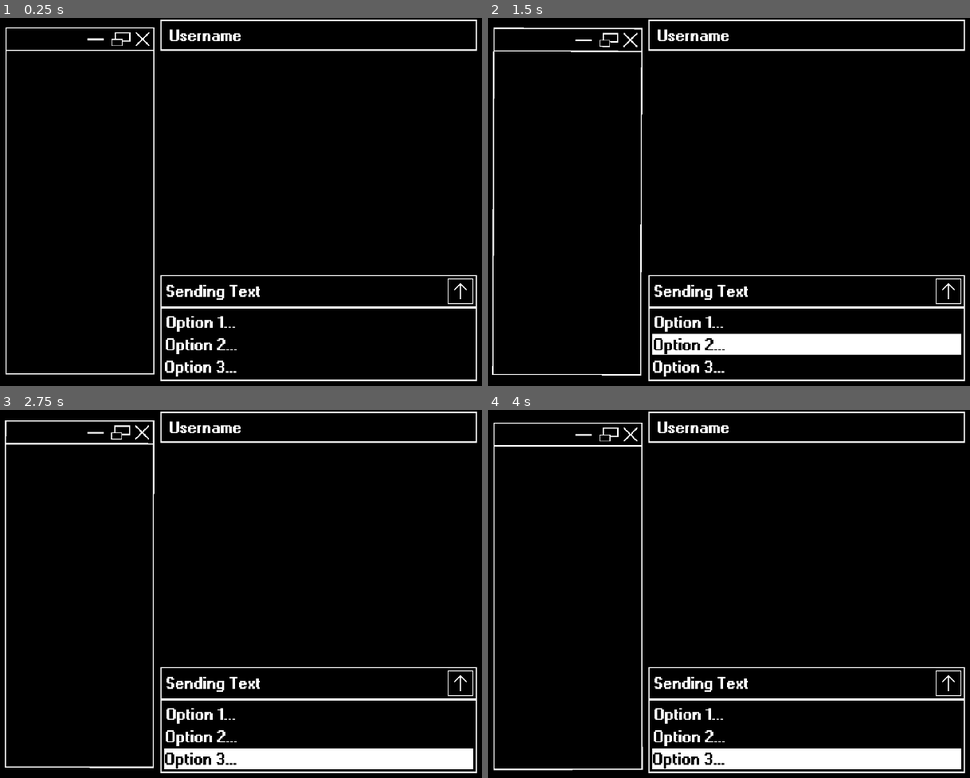
Above: before the commit, frames 1-4 (two rows, left to right).
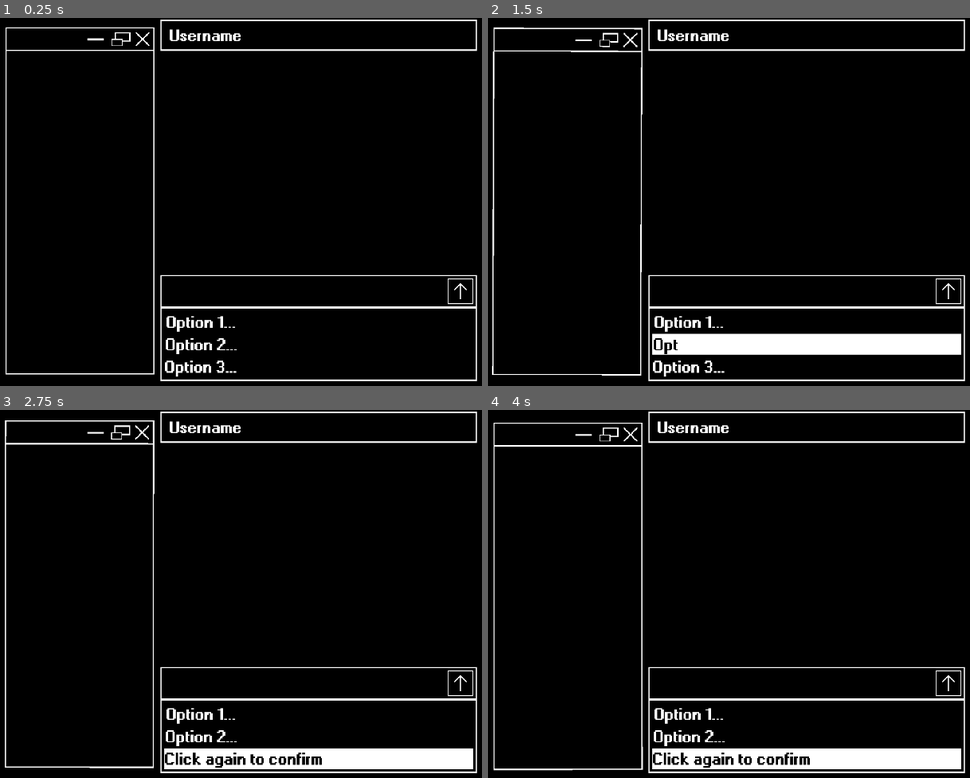
Above: after the commit, the same moments.

Repository: AdamCMunro/social-game
Game: Godot game, scene res://messenger.tscn
Same seed, same stepped clock (60 frames per second), same inputs: the game is played once before the commit and once after it. This scene is started directly instead of the project's main scene.
Inputs (mouse positions are in pixels of both pictures, inside the frame that each line leads up to):
- Up to frame 1 (0.25 s): no input
- Up to frame 2 (1.5 s): tap Enter at 0.5 s; move the mouse to (806, 323) at 0.52 s; click (806, 323) at 0.67 s; move the mouse to (806, 345) at 1.27 s; click (806, 345) at 1.42 s
- Up to frame 3 (2.75 s): move the mouse to (318, 759) at 2.02 s; click (318, 759) at 2.17 s
- Up to frame 4 (4 s): move the mouse to (777, 667) at 2.77 s; click (777, 667) at 2.92 s; move the mouse to (outside the picture) at 3.52 s; click (outside the picture) at 3.67 s

The runs differ from the first frame. In frame 1, 0.3% of the frame differs, in the area x 34-54%, y 72-77%; in frame 2, 0.5%; in frame 3, 0.9%, in the area x 34-67%, y 72-98%; in frame 4, 0.9%.

Commit message:
added typing mechanic

Diff:
--- a/social-game/messenger.gd
+++ b/social-game/messenger.gd
@@ -1,6 +1,13 @@
 extends Node2D
 
 @onready var viewport_centre = get_viewport_rect().size / 2
+@onready var option1 = $MessengerBody/Option1
+@onready var option2 = $MessengerBody/Option2
+@onready var option3 = $MessengerBody/Option3
+@onready var option_arr = [option1, option2, option3]
+@onready var sending_text = $MessengerBody/SendingText
+
+var typing = false
 
 # Called when the node enters the scene tree for the first time.
 func _ready() -> void:
@@ -10,3 +17,40 @@
 # Called every frame. 'delta' is the elapsed time since the previous frame.
 func _process(delta: float) -> void:
 	pass
+
+
+func _option_chosen() -> void:
+
+	for option in option_arr:
+		var option_tween = create_tween()
+
+		option_tween.tween_property(option, "position", Vector2(option.position.x, option.position.y - 15), 0.15)\
+			.set_ease(Tween.EASE_IN_OUT)\
+			.set_trans(Tween.TRANS_SINE)
+		option_tween.tween_property(option, "position", Vector2(option.position.x, option.position.y + 500), 0.1)\
+			.set_ease(Tween.EASE_IN_OUT)\
+			.set_trans(Tween.TRANS_SINE)
+
+		await option_tween.finished
+
+	sending_text.visible = true
+	sending_text.visible_ratio = 0
+	_show_sending_text()
+	typing = true
+
+
+func _input(event: InputEvent):
+	if event is InputEventKey and event.pressed:
+		if typing:
+			if sending_text.text == "Type random letters to send":
+				sending_text.visible_ratio = 0
+				sending_text.text = option1.full_text
+			else:
+				sending_text.visible_characters += 1
+
+func _show_sending_text():
+	var tween = create_tween()
+
+	tween.tween_property(sending_text, "visible_ratio", 1, 0.2)\
+		.set_ease(Tween.EASE_IN_OUT)\
+		.set_trans(Tween.TRANS_SINE)
--- a/social-game/messenger.tscn
+++ b/social-game/messenger.tscn
@@ -15,14 +15,14 @@
 [sub_resource type="RectangleShape2D" id="RectangleShape2D_75sbr"]
 size = Vector2(129.79382, 129.79346)
 
+[sub_resource type="RectangleShape2D" id="RectangleShape2D_qhwlu"]
+size = Vector2(467.5, 29.166656)
+
+[sub_resource type="RectangleShape2D" id="RectangleShape2D_5uh8x"]
+size = Vector2(466.6667, 30.833313)
+
 [sub_resource type="RectangleShape2D" id="RectangleShape2D_8wtml"]
 size = Vector2(467.9167, 30.833344)
-
-[sub_resource type="RectangleShape2D" id="RectangleShape2D_5uh8x"]
-size = Vector2(466.6667, 30.833313)
-
-[sub_resource type="RectangleShape2D" id="RectangleShape2D_qhwlu"]
-size = Vector2(467.5, 29.166656)
 
 [node name="Messenger" type="Node2D" unique_id=563844369]
 script = ExtResource("1_1clpa")
@@ -62,13 +62,93 @@
 text = "Username"
 
 [node name="SendingText" type="Label" parent="MessengerBody" unique_id=1923035371]
-offset_left = -230.97345
-offset_top = 120.354004
-offset_right = 189.38055
-offset_bottom = 150.354
-theme_override_fonts/font = ExtResource("4_dj5lq")
-theme_override_font_sizes/font_size = 24
-text = "Sending Text"
+visible = false
+offset_left = -233.33333
+offset_top = 166.25
+offset_right = 234.16667
+offset_bottom = 264.5833
+theme_override_fonts/font = ExtResource("4_dj5lq")
+theme_override_font_sizes/font_size = 24
+text = "Type random letters to send"
+autowrap_mode = 2
+
+[node name="Option3" type="Area2D" parent="MessengerBody" unique_id=1979361157]
+position = Vector2(0, 250)
+script = ExtResource("7_qhwlu")
+metadata/_edit_group_ = true
+
+[node name="ColorRect" type="ColorRect" parent="MessengerBody/Option3" unique_id=1931307096]
+anchors_preset = 8
+anchor_left = 0.5
+anchor_top = 0.5
+anchor_right = 0.5
+anchor_bottom = 0.5
+offset_left = -234.16666
+offset_top = -15.750061
+offset_right = 234.16666
+offset_bottom = 15.916595
+grow_horizontal = 2
+grow_vertical = 2
+mouse_filter = 2
+color = Color(0, 0, 0, 1)
+
+[node name="OptionLabel" type="Label" parent="MessengerBody/Option3" unique_id=509663925]
+anchors_preset = 8
+anchor_left = 0.5
+anchor_top = 0.5
+anchor_right = 0.5
+anchor_bottom = 0.5
+offset_left = -233.18587
+offset_top = -15.000008
+offset_right = 233.18587
+offset_bottom = 15.000008
+grow_horizontal = 2
+grow_vertical = 2
+theme_override_fonts/font = ExtResource("4_dj5lq")
+theme_override_font_sizes/font_size = 24
+text = "Option 3..."
+
+[node name="CollisionShape2D" type="CollisionShape2D" parent="MessengerBody/Option3" unique_id=1637328924]
+shape = SubResource("RectangleShape2D_qhwlu")
+
+[node name="Option2" type="Area2D" parent="MessengerBody" unique_id=789330614]
+position = Vector2(0, 216)
+script = ExtResource("6_5uh8x")
+metadata/_edit_group_ = true
+
+[node name="ColorRect" type="ColorRect" parent="MessengerBody/Option2" unique_id=1603883933]
+anchors_preset = 8
+anchor_left = 0.5
+anchor_top = 0.5
+anchor_right = 0.5
+anchor_bottom = 0.5
+offset_left = -234.16666
+offset_top = -15.7500305
+offset_right = 234.16666
+offset_bottom = 15.916626
+grow_horizontal = 2
+grow_vertical = 2
+mouse_filter = 2
+color = Color(0, 0, 0, 1)
+
+[node name="OptionLabel" type="Label" parent="MessengerBody/Option2" unique_id=888915625]
+anchors_preset = 8
+anchor_left = 0.5
+anchor_top = 0.5
+anchor_right = 0.5
+anchor_bottom = 0.5
+offset_left = -232.30092
+offset_top = -15.0
+offset_right = 232.30092
+offset_bottom = 15.0
+grow_horizontal = 2
+grow_vertical = 2
+theme_override_fonts/font = ExtResource("4_dj5lq")
+theme_override_font_sizes/font_size = 24
+text = "Option 2..."
+
+[node name="CollisionShape2D" type="CollisionShape2D" parent="MessengerBody/Option2" unique_id=1229319885]
+shape = SubResource("RectangleShape2D_5uh8x")
 
 [node name="Option1" type="Area2D" parent="MessengerBody" unique_id=2073892545]
 position = Vector2(0, 182)
@@ -108,84 +188,6 @@
 
 [node name="CollisionShape2D" type="CollisionShape2D" parent="MessengerBody/Option1" unique_id=1519360124]
 shape = SubResource("RectangleShape2D_8wtml")
-
-[node name="Option2" type="Area2D" parent="MessengerBody" unique_id=789330614]
-position = Vector2(0, 216)
-script = ExtResource("6_5uh8x")
-metadata/_edit_group_ = true
-
-[node name="ColorRect" type="ColorRect" parent="MessengerBody/Option2" unique_id=1603883933]
-anchors_preset = 8
-anchor_left = 0.5
-anchor_top = 0.5
-anchor_right = 0.5
-anchor_bottom = 0.5
-offset_left = -234.16666
-offset_top = -15.7500305
-offset_right = 234.16666
-offset_bottom = 15.916626
-grow_horizontal = 2
-grow_vertical = 2
-mouse_filter = 2
-color = Color(0, 0, 0, 1)
-
-[node name="OptionLabel" type="Label" parent="MessengerBody/Option2" unique_id=888915625]
-anchors_preset = 8
-anchor_left = 0.5
-anchor_top = 0.5
-anchor_right = 0.5
-anchor_bottom = 0.5
-offset_left = -232.30092
-offset_top = -15.0
-offset_right = 232.30092
-offset_bottom = 15.0
-grow_horizontal = 2
-grow_vertical = 2
-theme_override_fonts/font = ExtResource("4_dj5lq")
-theme_override_font_sizes/font_size = 24
-text = "Option 2..."
-
-[node name="CollisionShape2D" type="CollisionShape2D" parent="MessengerBody/Option2" unique_id=1229319885]
-shape = SubResource("RectangleShape2D_5uh8x")
-
-[node name="Option3" type="Area2D" parent="MessengerBody" unique_id=1979361157]
-position = Vector2(0, 250)
-script = ExtResource("7_qhwlu")
-metadata/_edit_group_ = true
-
-[node name="ColorRect" type="ColorRect" parent="MessengerBody/Option3" unique_id=1931307096]
-anchors_preset = 8
-anchor_left = 0.5
-anchor_top = 0.5
-anchor_right = 0.5
-anchor_bottom = 0.5
-offset_left = -234.16666
-offset_top = -15.750061
-offset_right = 234.16666
-offset_bottom = 15.916595
-grow_horizontal = 2
-grow_vertical = 2
-mouse_filter = 2
-color = Color(0, 0, 0, 1)
-
-[node name="OptionLabel" type="Label" parent="MessengerBody/Option3" unique_id=509663925]
-anchors_preset = 8
-anchor_left = 0.5
-anchor_top = 0.5
-anchor_right = 0.5
-anchor_bottom = 0.5
-offset_left = -233.18587
-offset_top = -15.000008
-offset_right = 233.18587
-offset_bottom = 15.000008
-grow_horizontal = 2
-grow_vertical = 2
-theme_override_fonts/font = ExtResource("4_dj5lq")
-theme_override_font_sizes/font_size = 24
-text = "Option 3..."
-
-[node name="CollisionShape2D" type="CollisionShape2D" parent="MessengerBody/Option3" unique_id=1637328924]
-shape = SubResource("RectangleShape2D_qhwlu")
 
 [node name="Selection" type="Area2D" parent="MessengerBody" unique_id=2006294913]
 visible = false
@@ -220,12 +222,15 @@
 [node name="Sprite2D" type="Sprite2D" parent="Contacts" unique_id=593490741]
 texture = ExtResource("5_75sbr")
 
+[connection signal="input_event" from="MessengerBody/Option3" to="MessengerBody/Option3" method="_on_input_event"]
+[connection signal="mouse_entered" from="MessengerBody/Option3" to="MessengerBody/Option3" method="_on_mouse_entered"]
+[connection signal="mouse_exited" from="MessengerBody/Option3" to="MessengerBody/Option3" method="_on_mouse_exited"]
+[connection signal="option3_chosen" from="MessengerBody/Option3" to="." method="_option_chosen"]
+[connection signal="input_event" from="MessengerBody/Option2" to="MessengerBody/Option2" method="_on_input_event"]
+[connection signal="mouse_entered" from="MessengerBody/Option2" to="MessengerBody/Option2" method="_on_mouse_entered"]
+[connection signal="mouse_exited" from="MessengerBody/Option2" to="MessengerBody/Option2" method="_on_mouse_exited"]
+[connection signal="option2_chosen" from="MessengerBody/Option2" to="." method="_option_chosen"]
 [connection signal="input_event" from="MessengerBody/Option1" to="MessengerBody/Option1" method="_on_input_event"]
 [connection signal="mouse_entered" from="MessengerBody/Option1" to="MessengerBody/Option1" method="_on_mouse_entered"]
 [connection signal="mouse_exited" from="MessengerBody/Option1" to="MessengerBody/Option1" method="_on_mouse_exited"]
-[connection signal="input_event" from="MessengerBody/Option2" to="MessengerBody/Option2" method="_on_input_event"]
-[connection signal="mouse_entered" from="MessengerBody/Option2" to="MessengerBody/Option2" method="_on_mouse_entered"]
-[connection signal="mouse_exited" from="MessengerBody/Option2" to="MessengerBody/Option2" method="_on_mouse_exited"]
-[connection signal="input_event" from="MessengerBody/Option3" to="MessengerBody/Option3" method="_on_input_event"]
-[connection signal="mouse_entered" from="MessengerBody/Option3" to="MessengerBody/Option3" method="_on_mouse_entered"]
-[connection signal="mouse_exited" from="MessengerBody/Option3" to="MessengerBody/Option3" method="_on_mouse_exited"]
+[connection signal="option1_chosen" from="MessengerBody/Option1" to="." method="_option_chosen"]
--- a/social-game/option_1.gd
+++ b/social-game/option_1.gd
@@ -1,7 +1,12 @@
 extends Area2D
+
+signal option1_chosen
 
 @onready var selection = get_parent().get_node("Selection")
 @onready var messenger_body = get_parent()
+
+var option_text = "Option 1..."
+var full_text = "OMG YAAAAASSSSS QUEEN"
 
 var hovered = false
 var selected = false
@@ -30,17 +35,34 @@
 func _on_input_event(viewport: Node, event: InputEvent, shape_idx: int) -> void:
 	if event is InputEventMouseButton and event.button_index == MOUSE_BUTTON_LEFT:
 		if event.is_pressed() && not event.is_echo():
-			_select()
-			messenger_body.get_node("Option2")._deselect()
-			messenger_body.get_node("Option3")._deselect()
+			if not selected:
+				_select()
+			else:
+				option1_chosen.emit()
 
 func _select():
 	selected = true
 	selection.visible = false
 	$ColorRect.set_color(white)
 	$OptionLabel.set("theme_override_colors/font_color",black)
+	messenger_body.get_node("Option2")._deselect()
+	messenger_body.get_node("Option3")._deselect()
+	_transition_text("Click again to confirm")
 
 func _deselect():
 	selected = false
 	$ColorRect.set_color(black)
 	$OptionLabel.set("theme_override_colors/font_color",white)
+	$OptionLabel.text = option_text
+
+func _transition_text(new_text):
+	var tween = create_tween()
+
+	tween.tween_property($OptionLabel, "visible_ratio", 0.0, 0.1)
+
+	await tween.finished
+
+	var tween2 = create_tween()
+
+	$OptionLabel.text = new_text
+	tween2.tween_property($OptionLabel, "visible_ratio", 1.0, 0.2)
--- a/social-game/option_2.gd
+++ b/social-game/option_2.gd
@@ -1,7 +1,11 @@
 extends Area2D
+
+signal option2_chosen
 
 @onready var selection = get_parent().get_node("Selection")
 @onready var messenger_body = get_parent()
+
+var option_text = "Option 2..."
 
 var hovered = false
 var selected = false
@@ -30,17 +34,34 @@
 func _on_input_event(viewport: Node, event: InputEvent, shape_idx: int) -> void:
 	if event is InputEventMouseButton and event.button_index == MOUSE_BUTTON_LEFT:
 		if event.is_pressed() && not event.is_echo():
-			_select()
-			messenger_body.get_node("Option1")._deselect()
-			messenger_body.get_node("Option3")._deselect()
+			if not selected:
+				_select()
+			else:
+				option2_chosen.emit()
 
 func _select():
 	selected = true
 	selection.visible = false
 	$ColorRect.set_color(white)
 	$OptionLabel.set("theme_override_colors/font_color",black)
+	messenger_body.get_node("Option1")._deselect()
+	messenger_body.get_node("Option3")._deselect()
+	_transition_text("Click again to confirm")
 
 func _deselect():
 	selected = false
 	$ColorRect.set_color(black)
 	$OptionLabel.set("theme_override_colors/font_color",white)
+	$OptionLabel.text = option_text
+
+func _transition_text(new_text):
+	var tween = create_tween()
+
+	tween.tween_property($OptionLabel, "visible_ratio", 0.0, 0.1)
+
+	await tween.finished
+
+	var tween2 = create_tween()
+
+	$OptionLabel.text = new_text
+	tween2.tween_property($OptionLabel, "visible_ratio", 1.0, 0.2)
--- a/social-game/option_3.gd
+++ b/social-game/option_3.gd
@@ -1,7 +1,11 @@
 extends Area2D
+
+signal option3_chosen
 
 @onready var selection = get_parent().get_node("Selection")
 @onready var messenger_body = get_parent()
+
+var option_text = "Option 3..."
 
 var hovered = false
 var selected = false
@@ -30,17 +34,34 @@
 func _on_input_event(viewport: Node, event: InputEvent, shape_idx: int) -> void:
 	if event is InputEventMouseButton and event.button_index == MOUSE_BUTTON_LEFT:
 		if event.is_pressed() && not event.is_echo():
-			_select()
-			messenger_body.get_node("Option1")._deselect()
-			messenger_body.get_node("Option2")._deselect()
+			if not selected:
+				_select()
+			else:
+				option3_chosen.emit()
 
 func _select():
 	selected = true
 	selection.visible = false
 	$ColorRect.set_color(white)
 	$OptionLabel.set("theme_override_colors/font_color",black)
+	messenger_body.get_node("Option1")._deselect()
+	messenger_body.get_node("Option2")._deselect()
+	_transition_text("Click again to confirm")
 
 func _deselect():
 	selected = false
 	$ColorRect.set_color(black)
 	$OptionLabel.set("theme_override_colors/font_color",white)
+	$OptionLabel.text = option_text
+
+func _transition_text(new_text):
+	var tween = create_tween()
+
+	tween.tween_property($OptionLabel, "visible_ratio", 0.0, 0.1)
+
+	await tween.finished
+
+	var tween2 = create_tween()
+
+	$OptionLabel.text = new_text
+	tween2.tween_property($OptionLabel, "visible_ratio", 1.0, 0.2)
